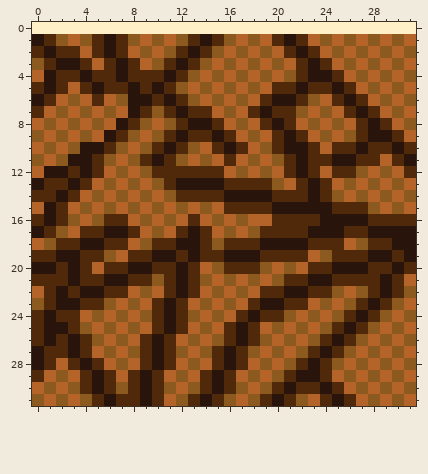
File history of a pixel-art sprite, image/block.png. Above: the version before the commit.
The file is 32x32 pixels.
Once edited:
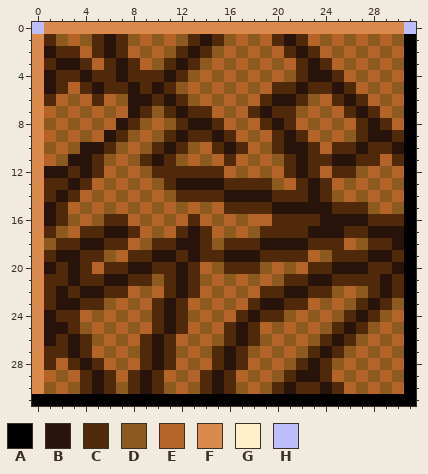
Palette (. is transparent): A #000000  B #28140a  C #50280a  D #8c5a1e  E #b46428  F #d98a4c  G #fff0c8  H #bebeff
What changed:
y 0: x 0..31 GGGGGGGGGGGGGGGGGGGGGGGGGGGGGGGG -> HFFFFFFFFFFFFFFFFFFFFFFFFFFFFFFH
y 1: x 0 B -> F; x 31 E -> A
y 2: x 0 C -> F; x 31 D -> A
y 3: x 0 D -> F; x 31 E -> A
y 4: x 0 E -> F; x 31 D -> A
y 5: x 0 C -> F; x 31 E -> A
y 6: x 0 B -> F; x 31 D -> A
y 7: x 0 C -> F; x 31 E -> A
y 8: x 0 E -> F; x 31 D -> A
y 9: x 0 D -> F; x 31 E -> A
y 10: x 0 E -> F; x 31 C -> A
y 11: x 0 D -> F; x 31 B -> A
y 12: x 0 E -> F; x 31 C -> A
y 13: x 0 B -> F; x 31 E -> A
y 14: x 0 C -> F; x 31 D -> A
y 15: x 0 E -> F; x 31 E -> A
y 16: x 0 C -> F; x 31 C -> A
y 17: x 0 B -> F; x 31 B -> A
y 18: x 0 E -> F; x 31 B -> A
y 19: x 0 C -> F; x 31 B -> A
y 20: x 0 B -> F; x 31 C -> A
y 21: x 0 C -> F; x 31 E -> A
y 22: x 0 E -> F; x 31 D -> A
y 23: x 0 D -> F; x 31 E -> A
y 24: x 0 C -> F; x 31 D -> A
y 25: x 0 C -> F; x 31 E -> A
y 26: x 0 C -> F; x 31 D -> A
y 27: x 0 B -> F; x 31 E -> A
y 28: x 0 B -> F; x 31 D -> A
y 29: x 0 C -> F; x 31 E -> A
y 30: x 0 E -> F; x 31 D -> A
y 31: x 0..31 DEDEDCBCCBCEDCBCDEDCBCDECBCEDEDE -> AAAAAAAAAAAAAAAAAAAAAAAAAAAAAAAA
Pixel boxes of the changes (left, top, right, bottom) in both pictures:
changed: (32, 22, 416, 406)
